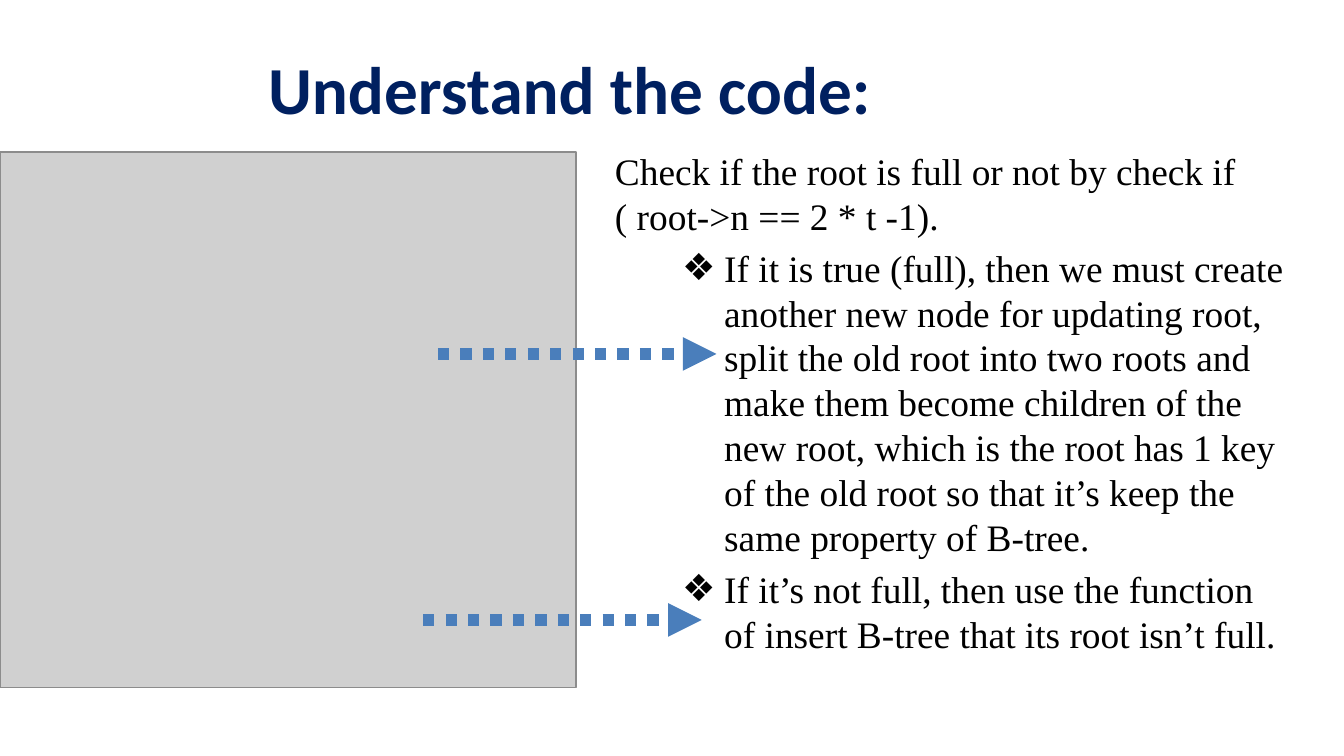
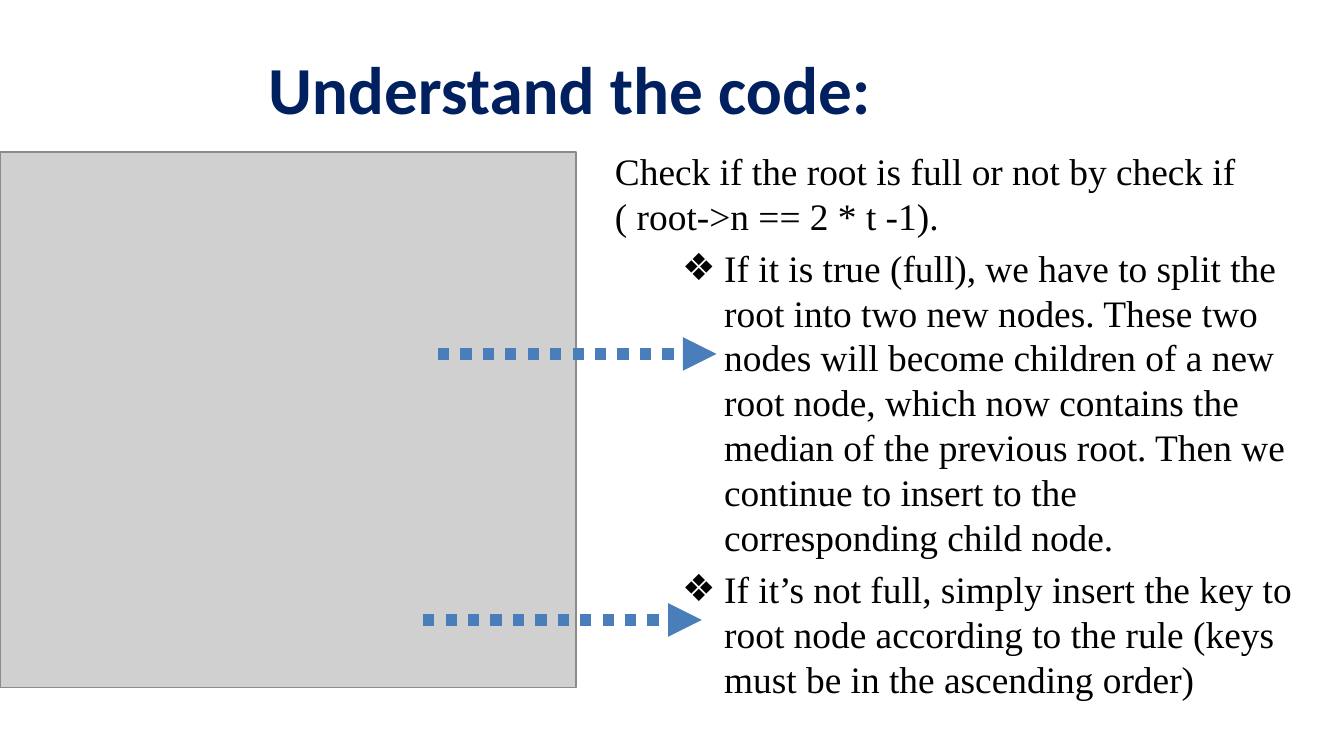
Before and after one commit to viettungvuong/Seminar, a slide deck: slide 33 of Seminar.pptx. Drawn at 1344x756 pixels with LibreOffice and Linux fonts; fonts in the diff are those of the drawing; grey boxes stand for pictures; background and template pictures are left out. Boxes give left, top, right and bottom in pixels: in the first picture for what was removed or moved away, otherwise in the second. Text is boxed around its words. In the diff, an @@ line names an element or a change of style, - is before the commit and + after.

```diff
--- a/Seminar.pptx
+++ b/Seminar.pptx
@@ text at (x1=724, y1=255, x2=1292, y2=700): text changed @@
-  ❖ If it is true (full), then we must create another new node for updating root, split the old root into two roots and make them become children of the new root, which is the root has 1 key of the old root so that it’s keep the same property of B-tree.
-  ❖ If it’s not full, then use the function of insert B-tree that its root isn’t full.
+  ❖ If it is true (full), we have to split the root into two new nodes. These two nodes will become children of a new root node, which now contains the median of the previous root. Then we continue to insert to the corresponding child node.
+  ❖ If it’s not full, simply insert the key to root node according to the rule (keys must be in the ascending order)
```
